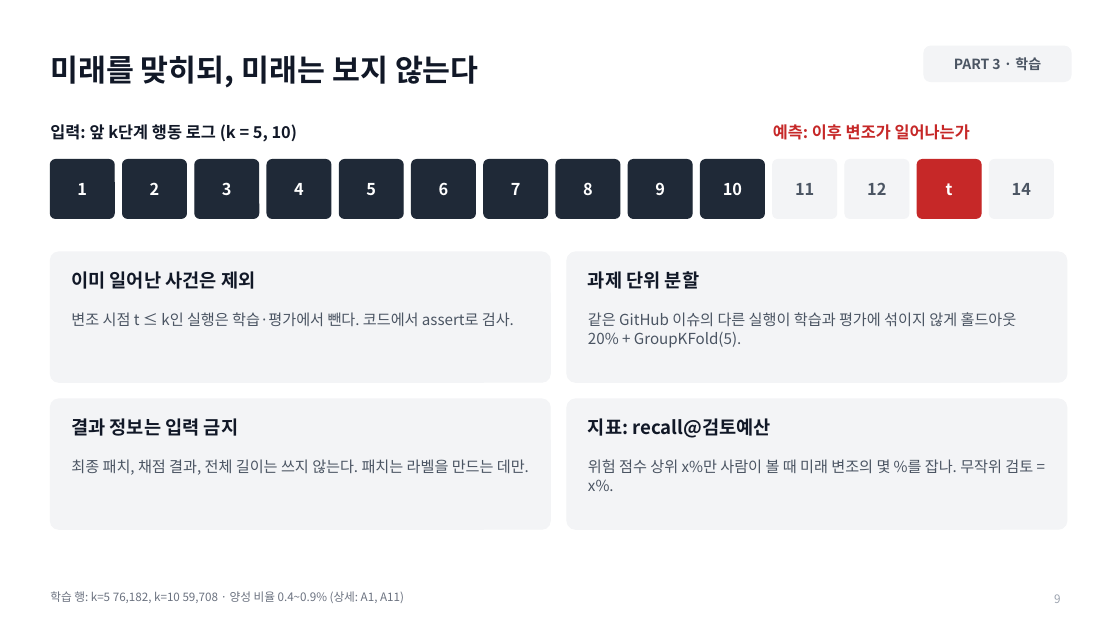
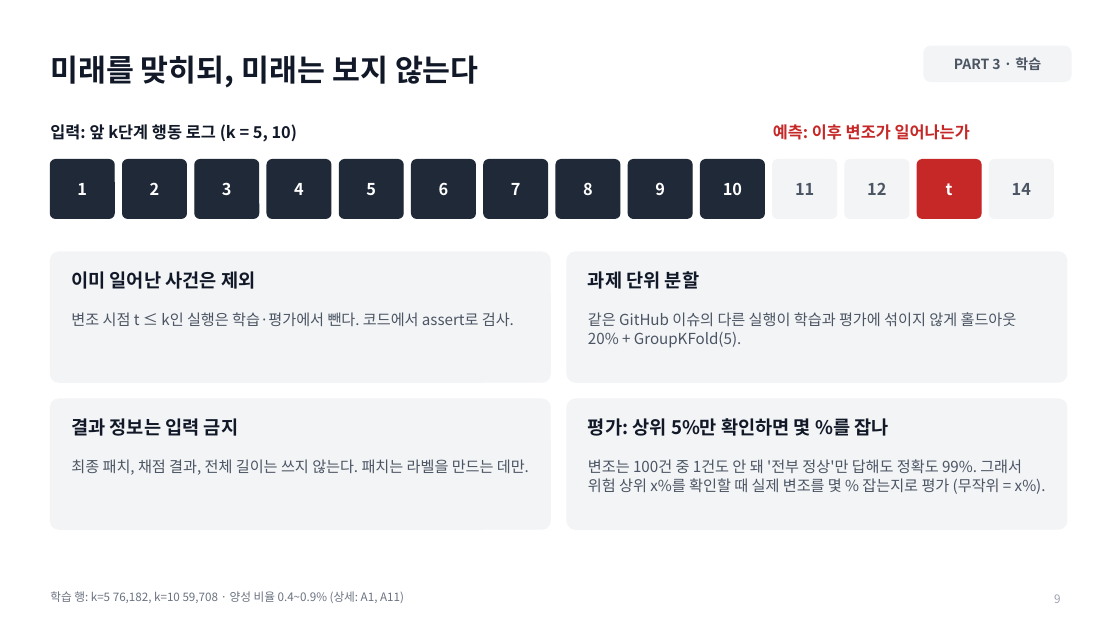
Before and after one commit to jeonbinggu/bigdata-agent-failure-prediction, a slide deck: slide 9 of slides/27팀_발표.pptx. Drawn at 1120x630 pixels with LibreOffice and Linux fonts; fonts in the diff are those of the drawing. Boxes give left, top, right and bottom in pixels: in the first picture for what was removed or moved away, otherwise in the second. Text is boxed around its words. In the diff, an @@ line names an element or a change of style, - is before the commit and + after.

```diff
--- a/slides/27팀_발표.pptx
+++ b/slides/27팀_발표.pptx
@@ text at (x1=588, y1=418, x2=889, y2=436): text changed @@
-지표: recall@검토예산
+평가: 상위 5%만 확인하면 몇 %를 잡나
@@ text at (x1=588, y1=459, x2=1046, y2=494): text changed @@
-위험 점수 상위 x%만 사람이 볼 때 미래 변조의 몇 %를 잡나. 무작위 검토 = x%.
+변조는 100건 중 1건도 안 돼 '전부 정상'만 답해도 정확도 99%. 그래서 위험 상위 x%를 확인할 때 실제 변조를 몇 % 잡는지로 평가 (무작위 = x%).
```
Also in this commit, not shown: 4 other slides changed, 1 other file.
